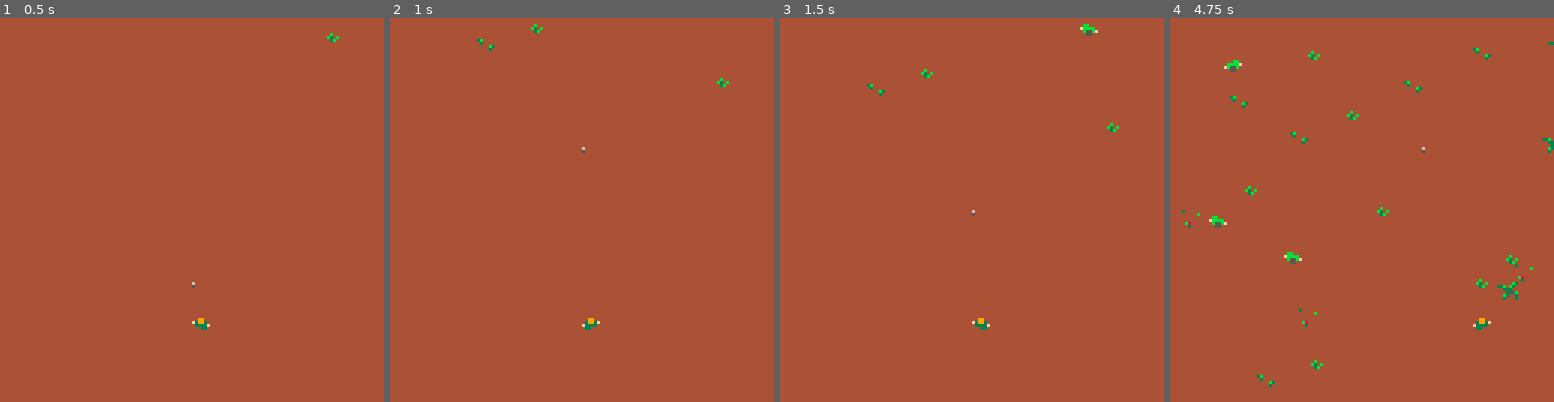
Above: before the commit, frames 1-4 (left to right).
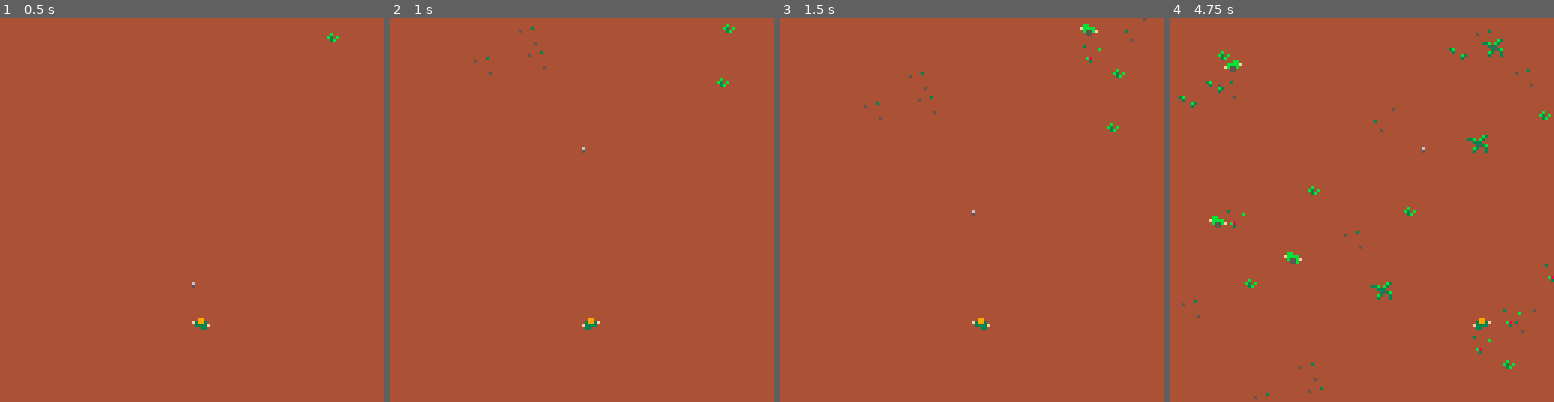
Above: after the commit, the same moments.

Repository: pond823/GetToTheChopper
Game: PICO-8 cartridge gettothechopper.p8
Two runs of this game, one before a commit and one after it. Both use one fixed random seed, a clock stepped at 60 frames per second and the inputs below.
Inputs:
- Up to frame 1 (0.5 s): tap X (X key) at 0.33 s
- Up to frame 2 (1 s): no input
- Up to frame 3 (1.5 s): tap X (X key) at 1.07 s
- Up to frame 4 (4.75 s): hold Right 1.6-2.1 s; tap X (X key) at 1.85, 2.97, 4.08 s; hold Right 2.47-3.03 s; hold Left 3.08-3.58 s; hold Right 4.02-4.68 s

Frame 1 is identical in both runs. In frame 2, 0.2% of the frame differs, in the area x 21-90%, y 1-15%; in frame 3, 0.2%; in frame 4, 1.7%, in the area x 2-100%, y 3-100%.

Commit message:
extra background terrain

Diff:
--- a/gettothechopper.p8
+++ b/gettothechopper.p8
@@ -74,7 +74,7 @@
   type = flr(rnd(30)) + 40
 
 
-  if (type >63 and type <68) then
+  if (type >63 and type <70) then
     t = new_sprite(flr(rnd(128)),0,5,{type},1,0,0)
     add(terrain,t)
   end
@@ -247,14 +247,14 @@
 00000000000000000000000000000000000000000000000000000000000000000000000000000000000000000000000000000000000000000000000000000000
 00000000000000000000000000000000000000000000000000000000000000000000000000000000000000000000000000000000000000000000000000000000
 00000000000000000000000000000000000000000000000000000000000000000000000000000000000000000000000000000000000000000000000000000000
-00000000000000000000000000000000000000000000000000000000000000000000000000000000000000000000000000000000000000000000000000000000
-00000b30000000000300000000000000000000000000000000000000000000000000000000000000000000000000000000000000000000000000000000000000
-33b0b30000000000000000b0000b0000000000000000000000000000000000000000000000000000000000000000000000000000000000000000000000000000
+00000000000000000000000000000000000000000000000500000000000000000000000000000000000000000000000000000000000000000000000000000000
+00000b30000000000300000000000000000003000000000000000000000000000000000000000000000000000000000000000000000000000000000000000000
+33b0b30000000000000000b0000b0000050000000000000000000000000000000000000000000000000000000000000000000000000000000000000000000000
 00333000003b00000000000000b30b00000000000000000000000000000000000000000000000000000000000000000000000000000000000000000000000000
-000353b000030000000000000003b000000000000000000000000000000000000000000000000000000000000000000000000000000000000000000000000000
+000353b000030000000000000003b000000000000300000000000000000000000000000000000000000000000000000000000000000000000000000000000000
 00b30030000000b300b8000000000000000000000000000000000000000000000000000000000000000000000000000000000000000000000000000000000000
-00300030000000300003000000000000000000000000000000000000000000000000000000000000000000000000000000000000000000000000000000000000
-00000000000000000000000000000000000000000000000000000000000000000000000000000000000000000000000000000000000000000000000000000000
+00300030000000300003000000000000000000500000000000000000000000000000000000000000000000000000000000000000000000000000000000000000
+00000000000000000000000000000000000000000005000000000000000000000000000000000000000000000000000000000000000000000000000000000000
 00000000000000000000000000000000000000000000000000000000000000000000000000000000000000000000000000000000000000000000000000000000
 00000000000000000000000000000000000000000000000000000000000000000000000000000000000000000000000000000000000000000000000000000000
 00000000000000000000000000000000000000000000000000000000000000000000000000000000000000000000000000000000000000000000000000000000
